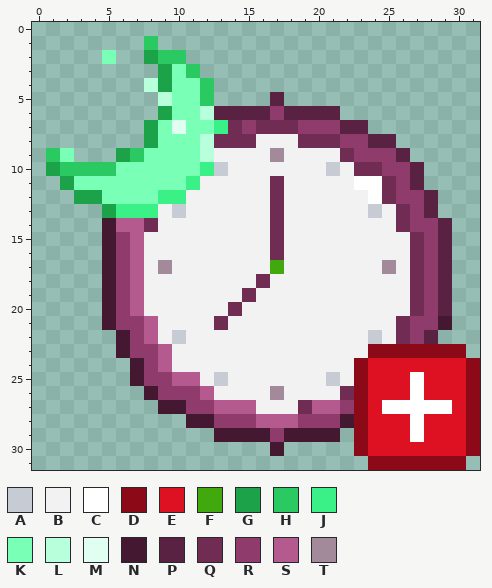
Pixel-art file, stored at src/media/photos/sprites/boosts/time_warp.aseprite. Above, as it was before the edit.
32x32 pixels, 1 frame.
Palette (. is transparent): A #c7ccd4  B #f2f2f2  C #ffffff  D #8c0a18  E #dd1122  F #41a80d  G #1ca248  H #2ac961  J #3af187  K #7affb6  L #b8ffdb  M #e0fff1  N #441831  P #5a2242  Q #702c53  R #8f3b6b  S #b55a8e  T #a38a9b
Pixels before, first column x 1:
 1 .......H.......................
 2 ....K..GHH.....................
 3 ........GKH....................
 4 .......LGKKH...................
 5 ........LKKH....P..............
 6 ........GKKLPPPPRPPPP..........
 7 .......GKMKKJQRQQQRRRPP........
 8 .......GKKKLQQQBBBQQQRRPP......
 9 HK...GHKKKKLBBBBTBBBBQRRRP.....
10 GHHHHKKKKKKJABBBBBBBABQQRRP....
11 .GKKKKKKKKJBBBBBQBBBBBCCQRP....
12 ..GGKKKKJJBBBBBBQBBBBBBCQRRP...
13 ....GJJJBABBBBBBQBBBBBBABQRP...
14 ....NSSQBBBBBBBBQBBBBBBBBQRRP..
15 ....NRSBBBBBBBBBQBBBBBBBBBQRP..
16 ....NRSBBBBBBBBBQBBBBBBBBBQRP..
17 ....NRSBTBBBBBBBFBBBBBBBTBQRP..
18 ....NRSBBBBBBBBQBBBBBBBBBBQRP..
19 ....NRSBBBBBBBQBBBBBBBBBBBQRP..
20 ....NRSBBBBBBQBBBBBBBBBBBBQRP..
21 ....NRRSBBBBQBBBBBBBBBBBBQRRN..
22 .....NRSBABBBBBBBBBBBBBABQRP...
23 .....NRRSBBBBBBBBBBBBBBDDDDDDD.
24 ......NRSBBBBBBBBBBBBBDEEEEEEED
25 ......NRRSSBABBBBBBBABDEEECEEED
26 .......NRRRSBBBBTBBBBQDEEECEEED
27 ........NNRRSSSBBBQSSRDECCCCCED
28 ..........NNRRRSSSRRRNDEEECEEED
29 ............NNNNRNNNN.DEEECEEED
30 ................N.....DEEEEEEED
31 .......................DDDDDDD.
Once edited:
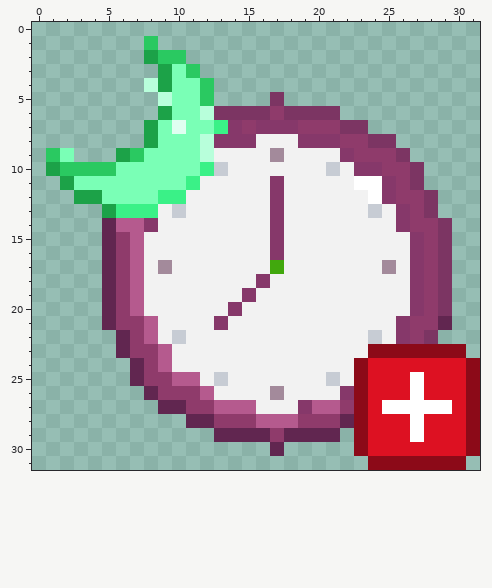
Change:
Colour N changes from #441831 to #612650.
Colour P changes from #5a2242 to #7c3563.
Colour Q changes from #702c53 to #86386a.
Colour K is removed in row 2 at x 5.
Pixel boxes of the changes (left, top, right, bottom) in both pictures:
erased: (102, 50, 116, 64)
changed: (102, 92, 452, 456)
